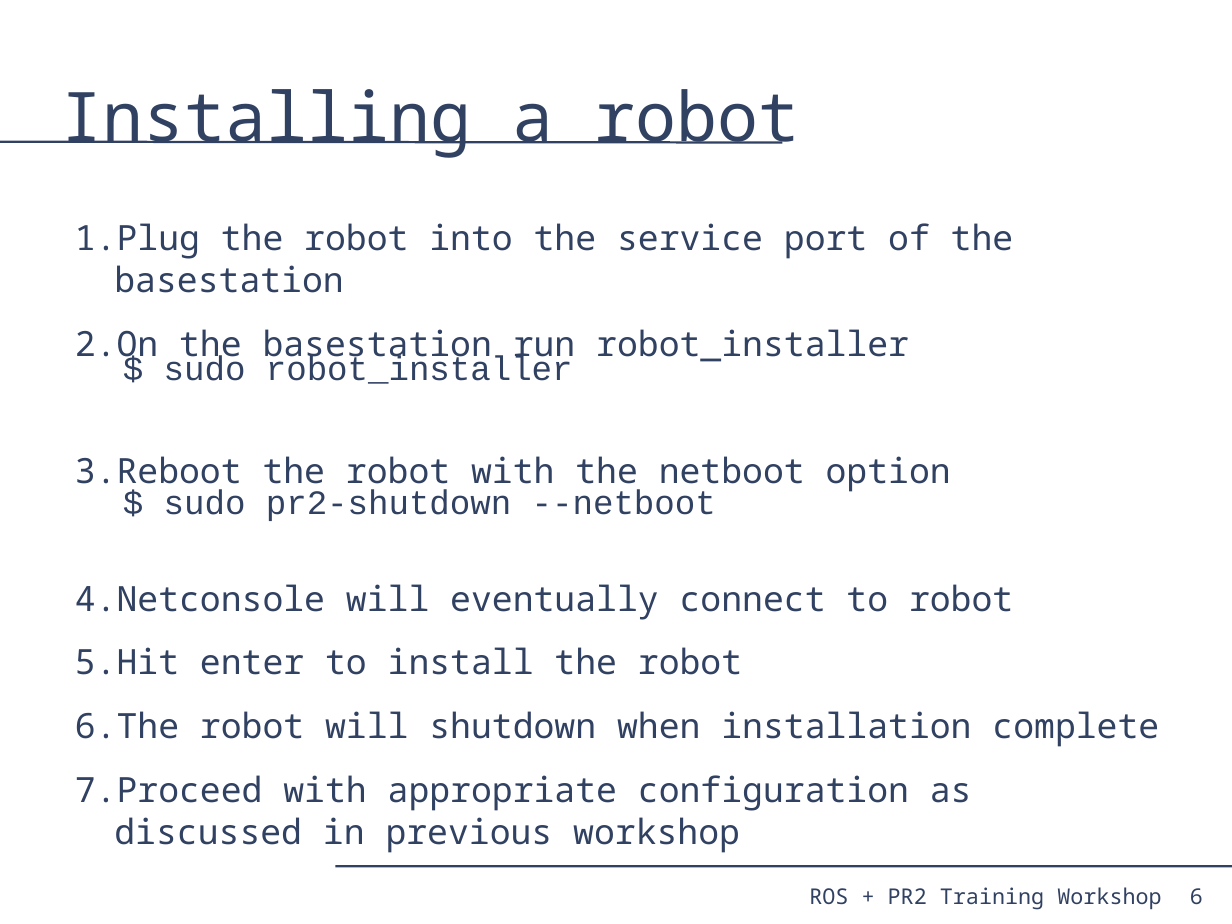
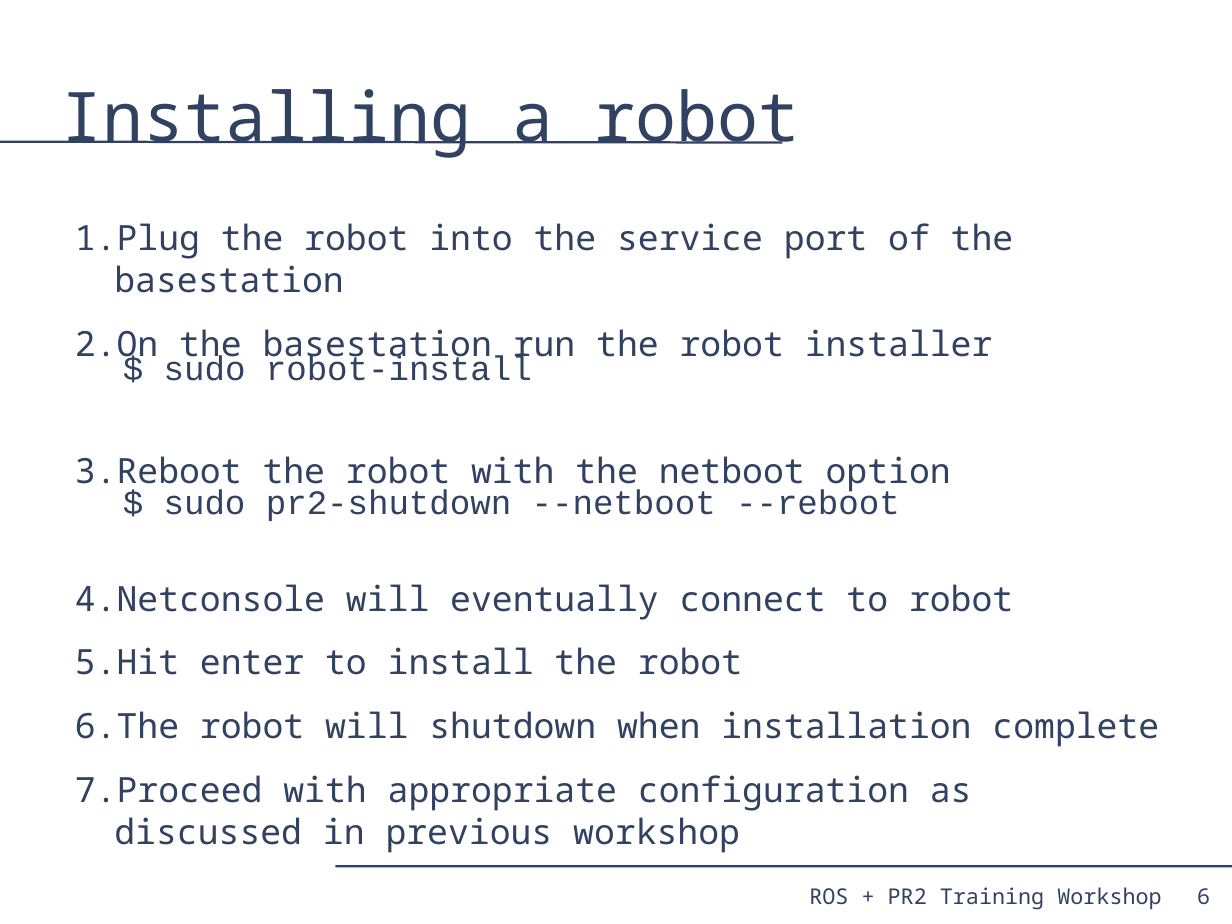
Before and after one commit to PR2/pr2_docs, a slide deck: slide 6 of pr2_training_workshop/reinstalling_pr2/reinstall.odp. Drawn at 1232x924 pixels with LibreOffice and Linux fonts; fonts in the diff are those of the drawing. Boxes give left, top, right and bottom in pixels: in the first picture for what was removed or moved away, otherwise in the second. Text is boxed around its words. In the diff, an @@ line names an element or a change of style, - is before the commit and + after.

```diff
--- a/pr2_training_workshop/reinstalling_pr2/reinstall.odp
+++ b/pr2_training_workshop/reinstalling_pr2/reinstall.odp
@@ text at [75,329,993,365]: text changed @@
-2. On the basestation run robot_installer
+2. On the basestation run the robot installer
@@ text at [164,355,532,381]: text changed @@
-$ sudo robot_installer
+$ sudo robot-install
@@ text at [164,489,900,521]: text changed @@
-$ sudo pr2-shutdown --netboot
+$ sudo pr2-shutdown --netboot --reboot
@@ page number: place and size @@
-page number at [1190,888,1203,905]
+page number at [1197,888,1210,904]
```
Also in this commit, not shown: 5 other slides changed.
